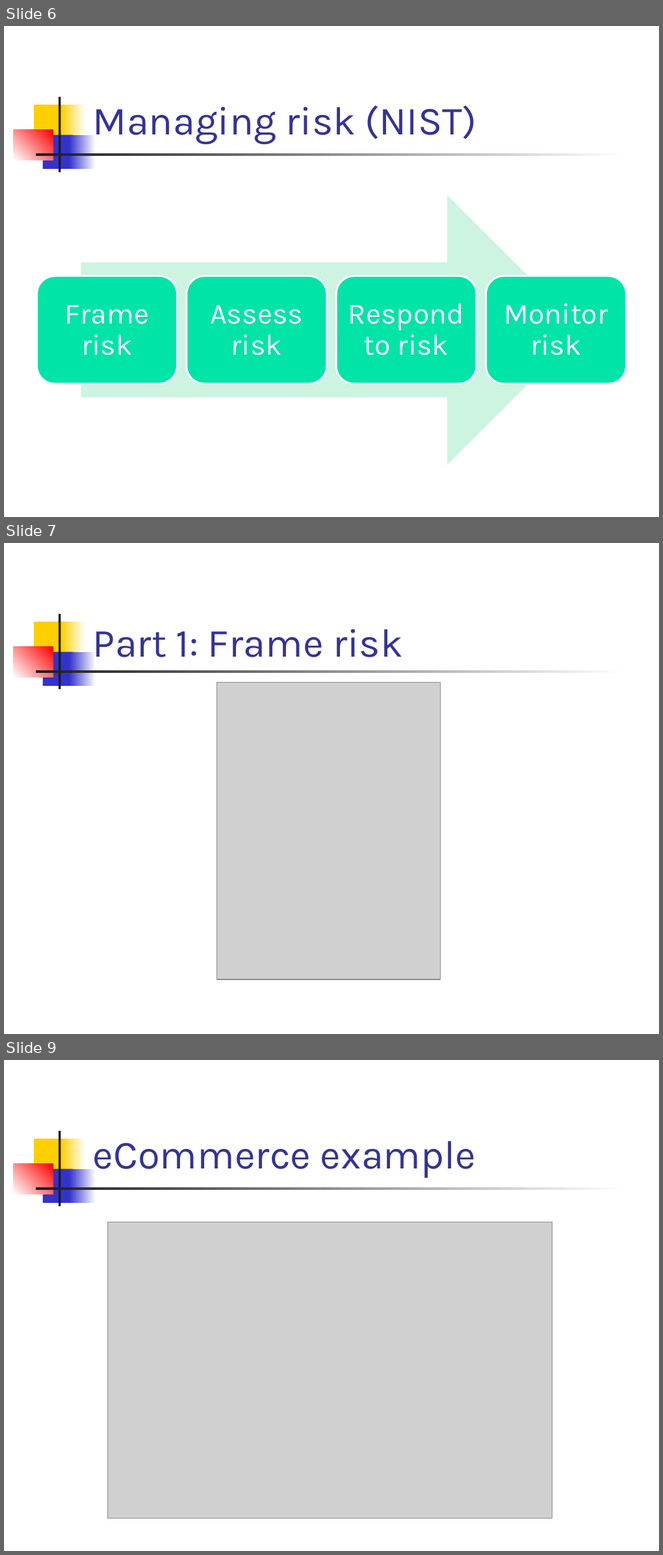
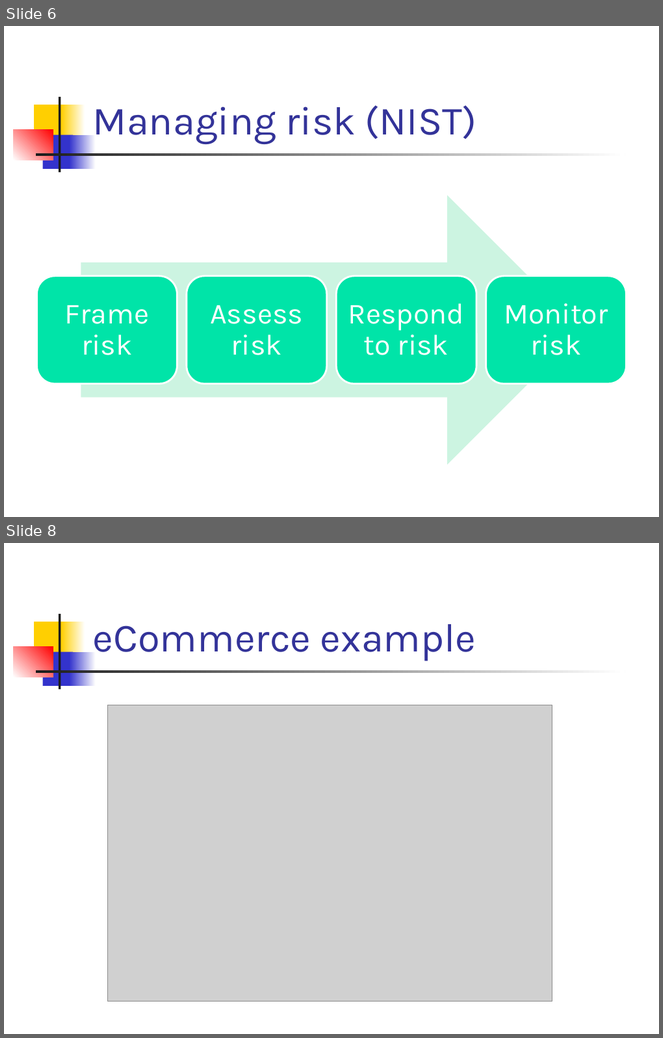
Before and after one commit to el-ahrairah/Risky_NIST, a slide deck: Risky NIST ecommerce.pptx. Shown one above the other, each under a label of ours: slides 6, 7 and 9 before the commit, slides 6 and 8 after it; the slides between them are not shown. The pictures are 663x1555 and 663x1038 pixels, drawn with LibreOffice and Linux fonts; fonts in the diff are those of the drawing; grey boxes stand for pictures. Boxes give left, top, right and bottom in pixels: in the first picture for what was removed or moved away, otherwise in the second. Text is boxed around its words. In the diff, an @@ line names an element or a change of style, - is before the commit and + after.

```diff
--- a/Risky NIST ecommerce.pptx
+++ b/Risky NIST ecommerce.pptx
@@ slide 7 removed at box(4, 543, 659, 1034), background #FFFFFF; not listed: 7 template elements that a slide beside it also shows @@
@@ title removed at box(93, 629, 403, 657) @@
-Part 1: Frame risk
@@ picture removed at box(217, 683, 441, 980) @@
@@ what was slide 9 is now slide 8 @@
```
Also in this commit, not shown: 9 slides changed, 1 slide added, 2 other slides removed.
